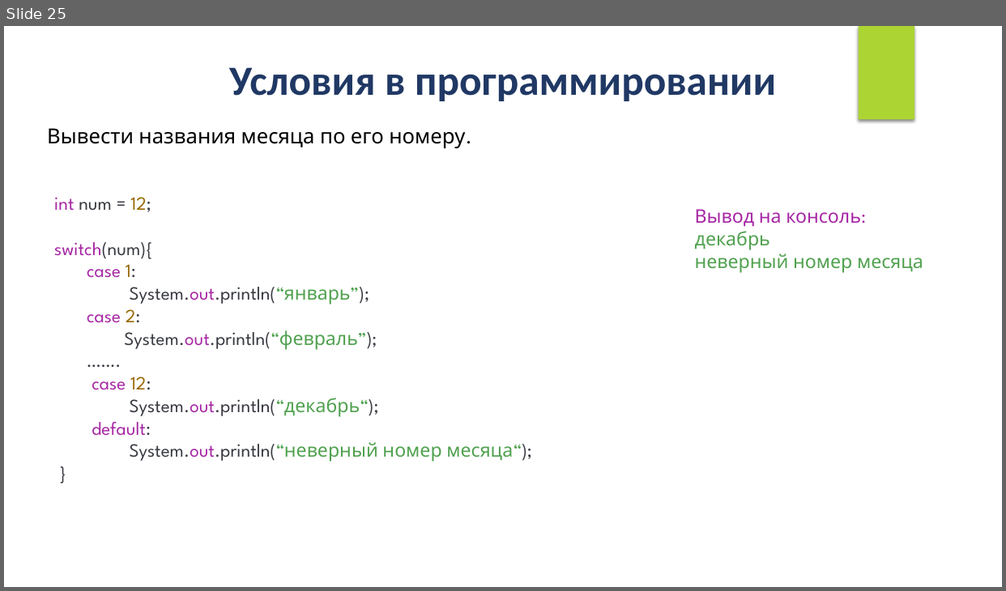
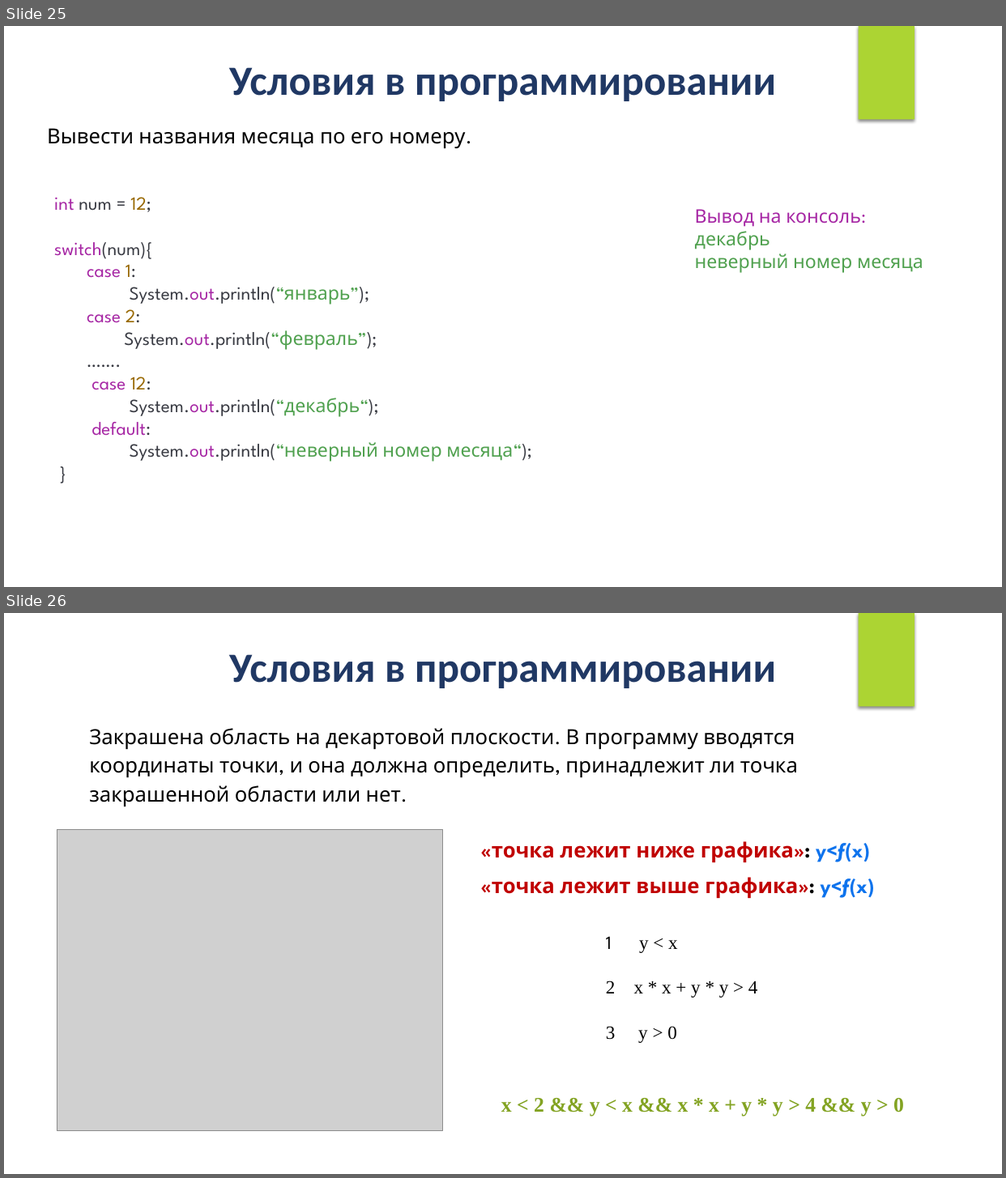
Before and after one commit to IriEfremova/LessonsCube, a slide deck: Samsung/Lesson5/Logical_operations.pptx. Shown one above the other, each under a label of ours: slide 25 before the commit, slides 25 and 26 after it. The pictures are 1006x591 and 1006x1178 pixels, drawn with LibreOffice and Linux fonts; fonts in the diff are those of the drawing; grey boxes stand for pictures. Boxes give left, top, right and bottom in pixels: in the first picture for what was removed or moved away, otherwise in the second. Text is boxed around its words. In the diff, an @@ line names an element or a change of style, - is before the commit and + after.

```diff
--- a/Samsung/Lesson5/Logical_operations.pptx
+++ b/Samsung/Lesson5/Logical_operations.pptx
@@ slide 26 added at (4,613,1002,1174), background #FFFFFF; not listed: 1 template element that a slide beside it also shows @@
@@ text added at (229,654,776,688), 40 pt, text #203864, bold @@
+Условия в программировании
@@ text added at (89,728,798,807), 20 pt, text #000000 @@
+Закрашена область на декартовой плоскости. В программу вводятся координаты точки, и она должна определить, принадлежит ли точка закрашенной области или нет.
@@ picture added at (57,829,443,1131) @@
@@ text added at (492,841,875,898), 20 pt, text #C00000, bold @@
+«точка лежит ниже графика»: y<ƒ(x)
+«точка лежит выше графика»: y<ƒ(x)
@@ text added at (606,936,758,1043), 18 pt, text #000000 @@
+1 y < x
+2 x * x + y * y > 4
+3 y > 0
@@ text added at (501,1098,904,1116), 20 pt, text #83A322, bold @@
+x < 2 && y < x && x * x + y * y > 4 && y > 0
```
Also in this commit, not shown: 2 slides changed, 3 other slides added, 3 other files.
